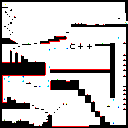
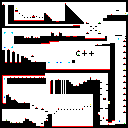
Layered file, before and after one edit (w=128, h=128). Changes by layer:
painted on "图层 1" over (2, 2, 128, 127)
